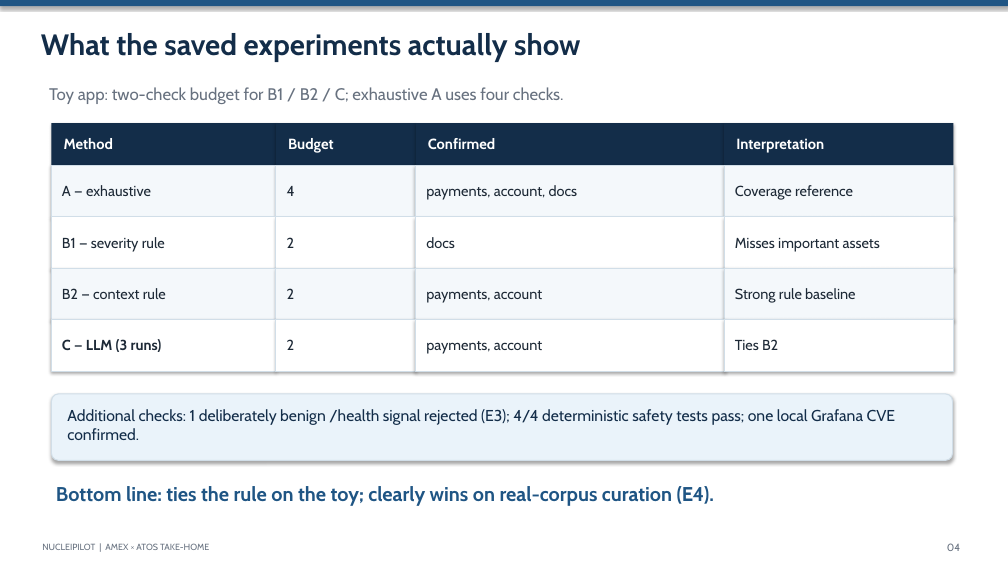
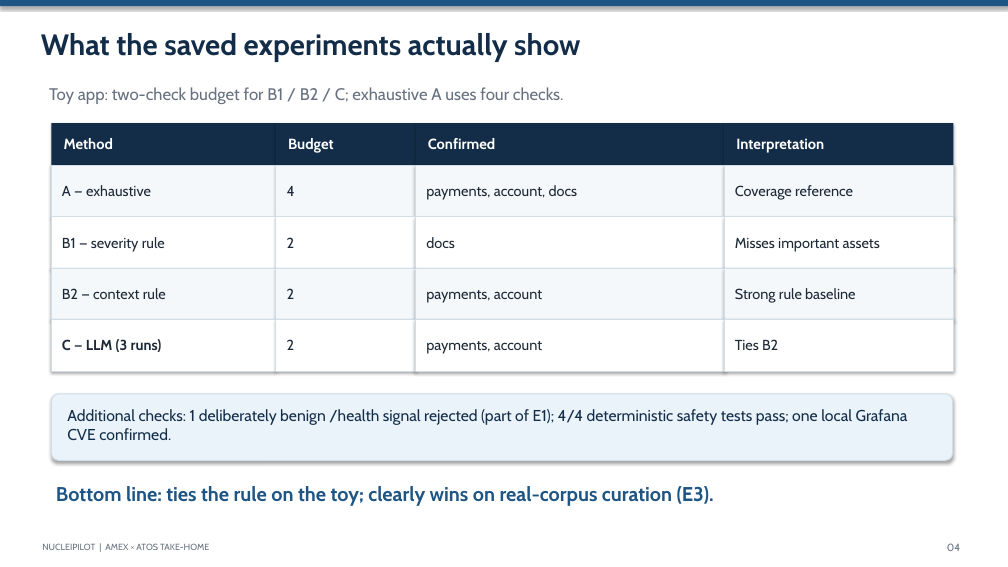
Before and after one commit to Acharya320/NucleiPilot, a slide deck: slide 4 of presentation/AXP_Executive_Deck.pptx. Drawn at 1008x567 pixels with LibreOffice and Linux fonts; fonts in the diff are those of the drawing. Boxes give left, top, right and bottom in pixels: in the first picture for what was removed or moved away, otherwise in the second. Text is boxed around its words. In the diff, an @@ line names an element or a change of style, - is before the commit and + after.

```diff
--- a/presentation/AXP_Executive_Deck.pptx
+++ b/presentation/AXP_Executive_Deck.pptx
@@ text at (x1=67, y1=409, x2=908, y2=440): text changed @@
-Additional checks: 1 deliberately benign /health signal rejected (E3); 4/4 deterministic safety tests pass; one local Grafana CVE confirmed.
+Additional checks: 1 deliberately benign /health signal rejected (part of E1); 4/4 deterministic safety tests pass; one local Grafana CVE confirmed.
@@ text at (x1=56, y1=486, x2=714, y2=506): text changed @@
-Bottom line: ties the rule on the toy; clearly wins on real-corpus curation (E4).
+Bottom line: ties the rule on the toy; clearly wins on real-corpus curation (E3).
```
Also in this commit, not shown: 1 other slide changed, 22 other files.
